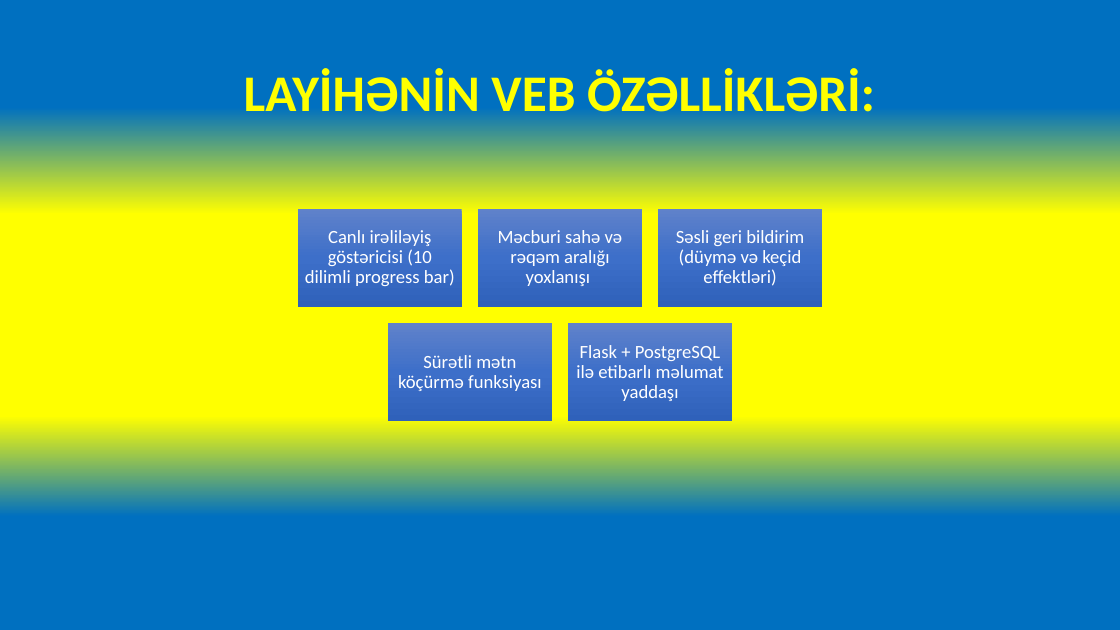
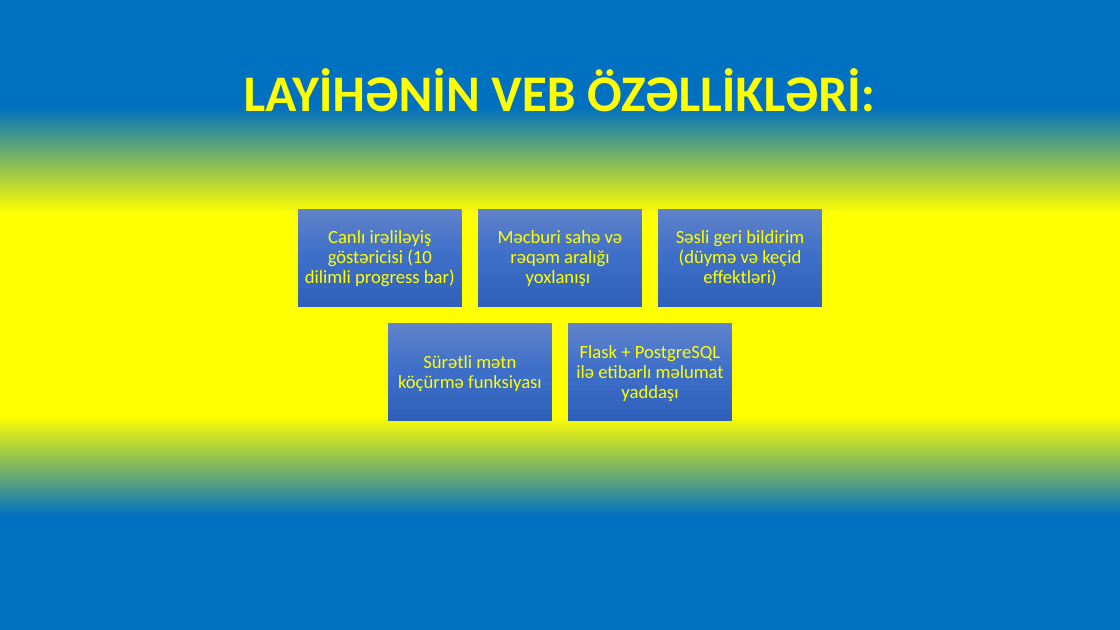
Before and after one commit to Ishaq2013/Final-layihesi-merhele-3, a slide deck: slide 3 of power point/DATA ADMİRAL FİNAL LAYİHƏSİ.pptx. Drawn at 1120x630 pixels with LibreOffice and Linux fonts; fonts in the diff are those of the drawing. Boxes give left, top, right and bottom in pixels: in the first picture for what was removed or moved away, otherwise in the second. Text is boxed around its words. In the diff, an @@ line names an element or a change of style, - is before the commit and + after.

```diff
--- a/power point/DATA ADMİRAL FİNAL LAYİHƏSİ.pptx
+++ b/power point/DATA ADMİRAL FİNAL LAYİHƏSİ.pptx
@@ text colour #FFFFFF to #FFFF00 in 5 elements at [305,230,455,286], [498,230,623,286], [676,230,804,286], [398,355,542,391], [576,345,724,401] @@
```
Also in this commit, not shown: 2 other slides changed, 3 other files.
